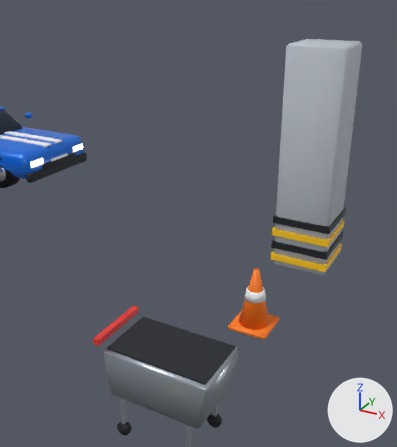
An edit to the glTF model assets/parking.glb, drawn before and after from the same camera.
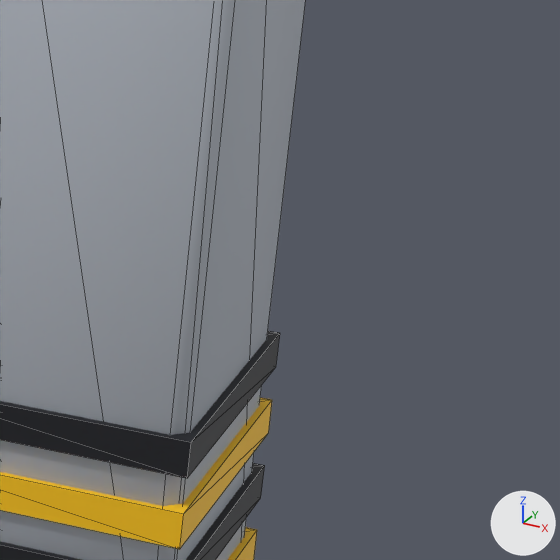
Each version appears first from a camera (50 mm lens) standing at (10.19, 0.59, 3.92) and looking at (5.76, 8.64, -0.1), and next in a close-up on the part from 74% to 100% of the width and 33% to 56% of the height. Arrows for +X, +Y and +Z are at lower right; the lights stay in place. The first two pictures are the older version. The close-ups show mesh edges as thin lines. Where no turn or scale is listed for an object, it has been applied to the vertices.

Script lines for the objects in view, before the commit:
```python
me_hazardband_001 = bpy.data.meshes.new('HazardBand.001')
me_hazardband_001.from_pydata(...)  # a box spanning x -0.42..0.42, y -0.42..0.42, z 0.3..0.4
me_hazardband_001.materials.append(mat_hazardblack)  # black #1a1c23
me_hazardband_002 = bpy.data.meshes.new('HazardBand.002')
me_hazardband_002.from_pydata(...)  # a box spanning x -0.42..0.42, y -0.42..0.42, z 0.5..0.6
me_hazardband_002.materials.append(mat_hazard)  # yellow #ffc713
me_pillarbody = bpy.data.meshes.new('PillarBody')
me_pillarbody.from_pydata(...)  # 24 vertices, 44 faces; spans x -0.4..0.4, y -0.4..0.4, z 0.0..3.2
me_pillarbody.materials.append(mat_concrete)  # light grey #bbc0ca
ob_hazardband_001 = bpy.data.objects.new('HazardBand.001', me_hazardband_001)
ob_hazardband_001.location = (8.0, 8.0, 0.0)
ob_hazardband_002 = bpy.data.objects.new('HazardBand.002', me_hazardband_002)
ob_hazardband_002.location = (8.0, 8.0, 0.0)
ob_pillarbody = bpy.data.objects.new('PillarBody', me_pillarbody)
ob_pillarbody.location = (8.0, 8.0, 0.0)
# also in view: 'HazardBand.003' at (8.0, 8.0, 0.75)
```
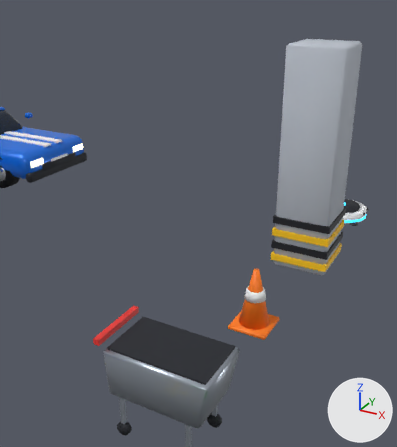
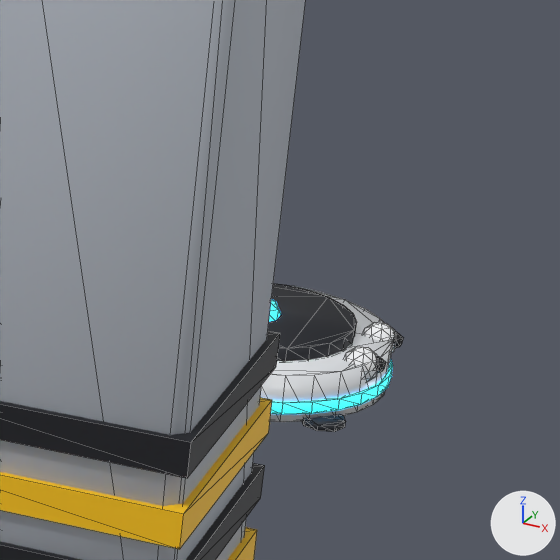
Where the change shows, as pixel boxes [x1, y1, x2, y2] in the close-ups (560 x 560 px):
'RobotDisc', added
    after: [260, 286, 393, 422]
'RobotTop', added (black)
    after: [268, 284, 357, 361]
'RobotRing', added
    after: [271, 360, 393, 415]
'RobotEye', added
    after: [345, 347, 378, 381]
'Brush', added
    after: [302, 414, 346, 432]
'RobotEye.001', added
    after: [363, 322, 395, 353]
'RobotDome', added (mostly hidden)
    after: [269, 299, 281, 321]
'RobotPupil', added
    after: [375, 356, 386, 373]
'RobotPupil.001', added
    after: [393, 332, 403, 348]

The change, as a diff of the scene's bpy script:
```diff
--- a/assets/parking.glb.py
+++ b/assets/parking.glb.py
@@ ob_robottop @@
+ob_robottop = bpy.data.objects.new('RobotTop', me_robottop)  # a 24-sided cylinder along z spanning x -0.3..0.3, y -0.3..0.3, z -0.025..0.025; in mat_trim (black #1e2129)
+ob_robottop.location = (8.0, 10.0, 0.2)
@@ ob_robotring @@
+ob_robotring = bpy.data.objects.new('RobotRing', me_robotring)  # a 28-sided cylinder along z spanning x -0.43..0.43, y -0.43..0.43, z -0.02..0.02; in mat_robotglow (blue #4ec4ff, glowing cyan #26beff)
+ob_robotring.location = (8.0, 10.0, 0.07)
@@ ob_robotpupil_001 @@
+ob_robotpupil_001 = bpy.data.objects.new('RobotPupil.001', me_robotpupil_001)  # an icosphere of 20 faces spanning x -0.0268..0.0268, y -0.0255..0.0255, z -0.03..0.03; in mat_eye (black #0d1015)
+ob_robotpupil_001.location = (8.41, 10.12, 0.17)
@@ ob_robotpupil @@
+ob_robotpupil = bpy.data.objects.new('RobotPupil', me_robotpupil_001.copy())
+ob_robotpupil.location = (8.41, 9.88, 0.17)
@@ ob_roboteye_001 @@
+ob_roboteye_001 = bpy.data.objects.new('RobotEye.001', me_roboteye_001)  # an icosphere of 80 faces spanning x -0.0571..0.0571, y -0.06..0.06, z -0.06..0.06; in mat_white (white #f5f6f8)
+ob_roboteye_001.location = (8.36, 10.12, 0.16)
@@ ob_roboteye @@
+ob_roboteye = bpy.data.objects.new('RobotEye', me_roboteye_001.copy())
+ob_roboteye.location = (8.36, 9.88, 0.16)
@@ ob_robotdome @@
+ob_robotdome = bpy.data.objects.new('RobotDome', me_robotdome)  # an icosphere of 80 faces spanning x -0.105..0.105, y -0.11..0.11, z -0.066..0.066; in mat_robotglow (blue #4ec4ff, glowing cyan #26beff)
+ob_robotdome.location = (7.95, 10.0, 0.22)
@@ ob_robotdisc @@
+ob_robotdisc = bpy.data.objects.new('RobotDisc', me_robotdisc)  # a 28-sided cylinder along z spanning x -0.42..0.42, y -0.42..0.42, z -0.08..0.08; in mat_robotbody (white #eef1f5)
+ob_robotdisc.location = (8.0, 10.0, 0.1)
@@ ob_brush @@
+ob_brush = bpy.data.objects.new('Brush', me_brush)  # an 8-sided cylinder along z spanning x -0.07..0.07, y -0.07..0.07, z -0.01..0.01; in mat_trim (black #1e2129)
+ob_brush.location = (8.3, 9.7, 0.02)
```
